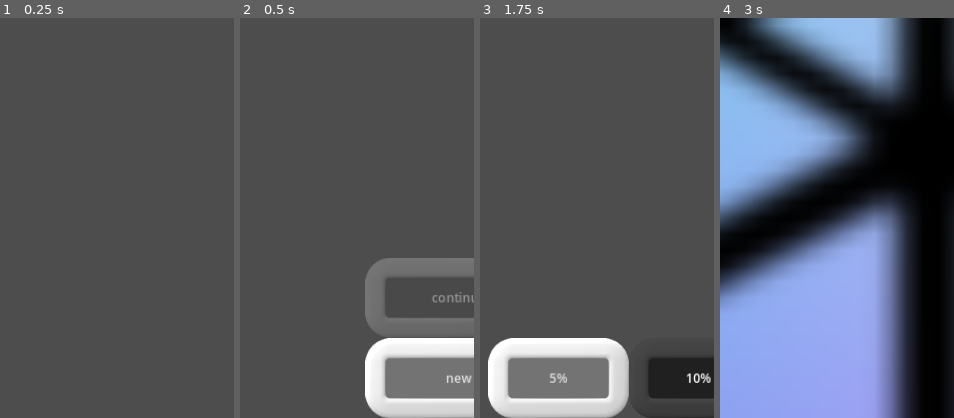
Above: before the commit, frames 1-4 (left to right).
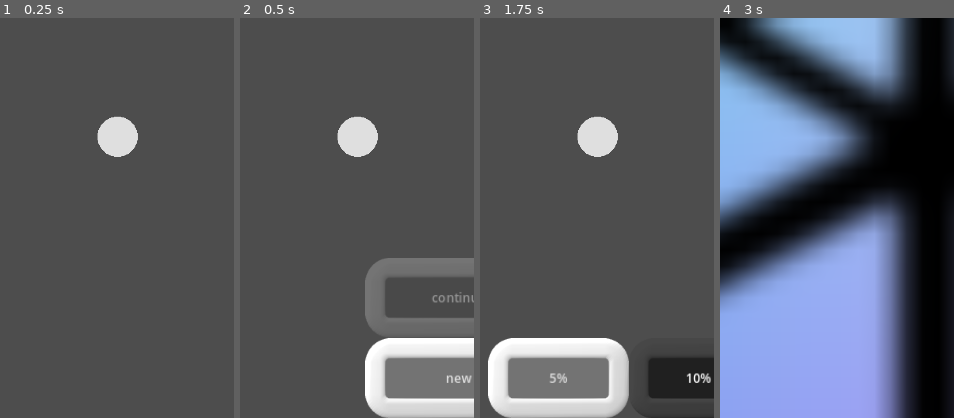
Above: after the commit, the same moments.

Repository: WalynC/sphereSweeperGodot
Game: Godot game, scene res://mainScenes/menu_scene.tscn
Two runs of this game, one before a commit and one after it. Both use one fixed random seed, a clock stepped at 60 frames per second and the inputs below. This scene is started directly instead of the project's main scene. Sound files missing from this copy of the repository are replaced by a short silence.
Inputs (mouse positions are % of the whole screen's width and height, from its top left):
- Up to frame 1 (0.25 s): no input
- Up to frame 2 (0.5 s): no input
- Up to frame 3 (1.75 s): click "new" at 0.5 s; tap Enter at 1.25 s; move the mouse to (72, 45) at 1.27 s; hold Down (scroll_down) from 1.28 s (still down); click (72, 45) at 1.42 s
- Up to frame 4 (3 s): release Down (scroll_down) at 2 s; click "play" at 2 s; drag from (30, 55) to (45, 70) at 2.77 s
The pictures show only the part of the screen within x 3-53%, y 0-50%; the shares and areas given below are measured in that part.

The runs differ from the first frame. In frame 1, 1.4% of the frame differs, in the area x 41-59%, y 24-35%; in frame 2, 1.4%; in frame 3, 1.4%; in frame 4, nothing differs.

Commit message:
Begins work on main menu logo

Diff:
--- a/mainScenes/menu_scene.tscn
+++ b/mainScenes/menu_scene.tscn
@@ -6,6 +6,14 @@
 [ext_resource type="PackedScene" uid="uid://b6t1icjq8ahl8" path="res://uiScenes/custom_game_menu.tscn" id="3_m8si6"]
 [ext_resource type="PackedScene" uid="uid://16sbkfghev5" path="res://uiScenes/options_menu.tscn" id="4_dlvh5"]
 [ext_resource type="PackedScene" uid="uid://bo5ntnh4m0fh2" path="res://visualThemes/visual_loader.tscn" id="7_csdbo"]
+
+[sub_resource type="Environment" id="Environment_sixj6"]
+ambient_light_source = 2
+ambient_light_color = Color(1, 1, 1, 1)
+ambient_light_energy = 2.9
+reflected_light_source = 1
+
+[sub_resource type="SphereMesh" id="SphereMesh_kvw28"]
 
 [node name="MenuScene" type="Node"]
 
@@ -46,5 +54,29 @@
 offset_bottom = 1024.0
 previousUI = NodePath("../mainMenu")
 
+[node name="SubViewportContainer" type="SubViewportContainer" parent="menu root"]
+layout_mode = 1
+anchors_preset = -1
+anchor_left = 0.2
+anchor_top = 0.1
+anchor_right = 0.8
+anchor_bottom = 0.2
+offset_top = -0.400002
+offset_right = -260.0
+offset_bottom = -2.8
+
+[node name="SubViewport" type="SubViewport" parent="menu root/SubViewportContainer"]
+transparent_bg = true
+handle_input_locally = false
+size = Vector2i(100, 100)
+render_target_update_mode = 4
+
+[node name="Camera3D" type="Camera3D" parent="menu root/SubViewportContainer/SubViewport"]
+transform = Transform3D(1, 0, 0, 0, 1, 0, 0, 0, 1, 0, 0, 1.34887)
+environment = SubResource("Environment_sixj6")
+
+[node name="MeshInstance3D" type="MeshInstance3D" parent="menu root/SubViewportContainer/SubViewport"]
+mesh = SubResource("SphereMesh_kvw28")
+
 [node name="VisualLoader" parent="." node_paths=PackedStringArray("controlRoot") instance=ExtResource("7_csdbo")]
 controlRoot = NodePath("../menu root")
Not shown: 1 places in mainScenes/menu_scene.tscn that only renumber resources
